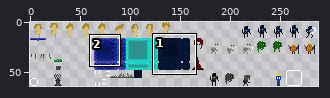
Two states of a sprite sheet, Accord/assets/textures/SpriteSheet.png. The picture above shows the old version from afar; the outline marks the close-up.
Close-up. Before the edit:
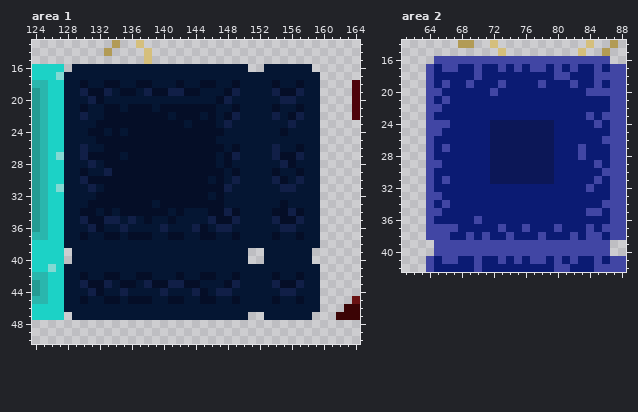
The file is 288x64 pixels. Pixels under 10% opacity are left out. Colours within 5 levels of each other are drawn and written as one. Shown: area 1: x 124..164, y 13..50; area 2: x 61..88, y 14..42.
After the commit:
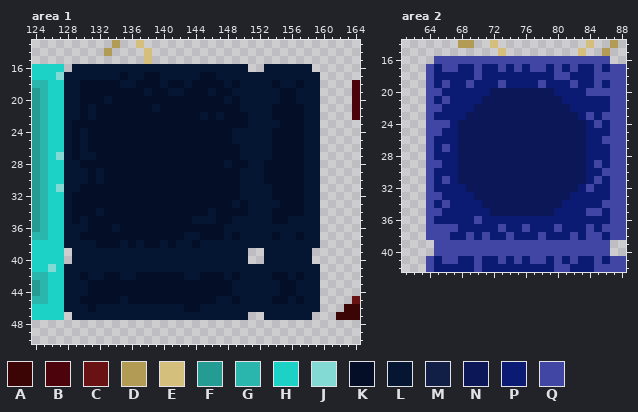
Palette (. is transparent): A #3b0405  B #4d030b  C #691213  D #b29b55  E #d5bf7c  F #249b93  G #2ab6ad  H #1cd2c6  J #83d9d3  K #050e27  L #051633  M #111f47  N #0c1757  P #0b1b73  Q #4146a4
From old to new:
Area 1:
Colour K replaces colour L in row 17 at x 135, 138 to 139 and 145 to 146; in row 18 at x 131 to 132, 139, 141, 144 and 147; in row 19 at x 134, 137, 145 and 147; in row 20 at x 130, 134 to 146 and 149; in row 21 at x 132, 135, 147 to 148 and 155 to 156; in row 22 at x 132, 141, 150 and 155.
Colour K replaces colour L in row 23 at x 129 to 131, 143, 147, 149 to 150, 155 and 157; in row 24 at x 129, 133, 135, 148, 154 and 156 to 157; in row 25 at x 129, 131, 147 to 148 and 154 to 157; in row 26 at x 129, 131 to 132, 148 and 155 to 156; in row 27 at x 129, 135 and 147; in row 28 at x 130, 132, 147, 149 to 150, 153 to 154 and 157.
Colour K replaces colour L in row 29 at x 131, 148, 153 and 155 to 156; in row 30 at x 146, 148, 153 and 156; in row 31 at x 130, 132, 149, 154 and 157; in row 32 at x 129 to 131, 146, 148 to 149 and 154 to 157; in row 33 at x 129 to 130, 139, 148, 150 and 156 to 157; in row 34 at x 129, 134, 141, 143 to 145 and 150.
Colour K replaces colour L in row 35 at x 129, 135, 137, 139 to 140 and 142 to 143; in row 36 at x 133, 136 to 139, 141 to 143 and 146; in row 37 at x 131 to 132, 135, 139 to 140 and 147; in row 38 at x 132 to 134, 136, 138 to 139, 141 and 144; in row 42 at x 139 to 141, 147 and 155; in row 43 at x 134, 137 and 145 to 147.
Colour K replaces colour L in row 44 at x 133 to 134, 136 to 139, 141 to 143 and 146; in row 45 at x 131 to 132, 139 to 140, 143 to 144 and 155; in row 46 at x 131 and 143 to 144.
Colour K replaces colour M in row 19 at x 130 and 133; in row 20 at x 131 and 155 to 156; in row 22 at x 130, 149, 154 and 157; in row 23 at x 148 and 156; in row 26 at x 154; in row 27 at x 149, 154 and 157.
Colour K replaces colour M in row 28 at x 131 and 155; in row 29 at x 133; in row 30 at x 149, 154 and 157; in row 31 at x 131, 148 and 155 to 156; in row 34 at x 148 and 156; in row 35 at x 133 to 134, 136 and 154.
Colour K replaces colour M in row 36 at x 131, 135, 140, 144 and 147; in row 43 at x 133, 138 and 141 to 142; in row 44 at x 131, 135, 140, 144, 147 to 148 and 155 to 156.
Colour L replaces colour K in row 27 at x 131; in row 28 at x 148; in row 29 at x 130; in row 30 at x 132; in row 34 at x 146; in row 35 at x 156.
Colour L replaces colour M in row 19 at x 138, 141 to 142, 149, 154 and 157; in row 20 at x 148; in rows 26 to 27 at x 130; in row 30 at x 130; in row 35 at x 130, 146, 149 and 157; in row 36 at x 148 and 155 to 156.
Colour L replaces colour M in row 43 at x 130, 149, 154 and 157.
Area 2:
Colour N replaces colour P in row 20 at x 73 to 79; in row 21 at x 71 to 80; in row 22 at x 70 to 81; in row 23 at x 69 to 82; in rows 24 to 26 at x 68 to 71 and 80 to 83; in rows 27 to 28 at x 68 to 71 and 80 to 82.
Colour N replaces colour P in rows 29 to 31 at x 68 to 71 and 80 to 83; in row 32 at x 69 to 82; in row 33 at x 70 to 81; in row 34 at x 71 to 80; in row 35 at x 72 to 79.
Colour N replaces colour Q in row 20 at x 72; in rows 27 to 28 at x 83.
Pixel boxes of the changes (left, top, right, bottom) in both close-ups:
changed: (72, 72, 304, 312)
changed: (458, 88, 586, 216)
